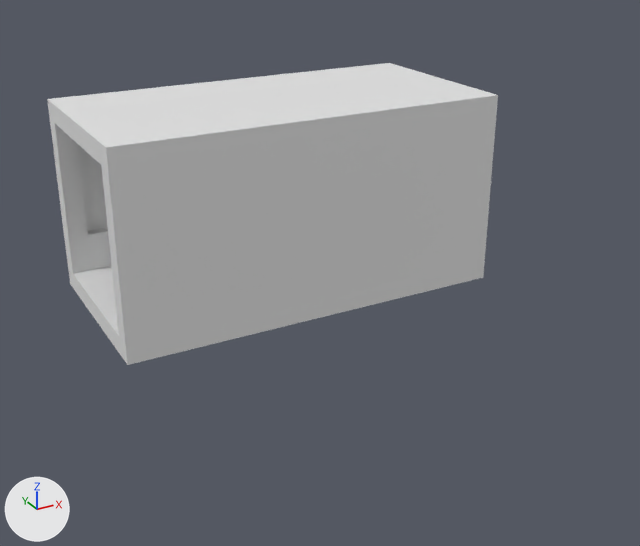
The Blender file Assets/Exports/Start.blend as it was, and as the next commit left it.
The view is the same before and after, from a 50 mm camera at (-4.84, -7.92, 3.94) aimed at (-0.6, -0.2, 0.08). Lighting does not change. The marker at lower left points along +X, +Y and +Z.

Script lines for the objects in view, before the commit:
```python
me_cube_002 = bpy.data.meshes.new('Cube.002')
me_cube_002.from_pydata(...)  # 108 vertices, 86 faces, 6 loose edges; spans x -1.5..0.5, y -0.5..0.5, z 0.0..10.0
ob_cube_002 = bpy.data.objects.new('Cube.002', me_cube_002)
ob_cube_002.location = (0.0, 0.0, 0.0)
ob_cube_002.scale = (2.0, 2.0, 0.2)
```
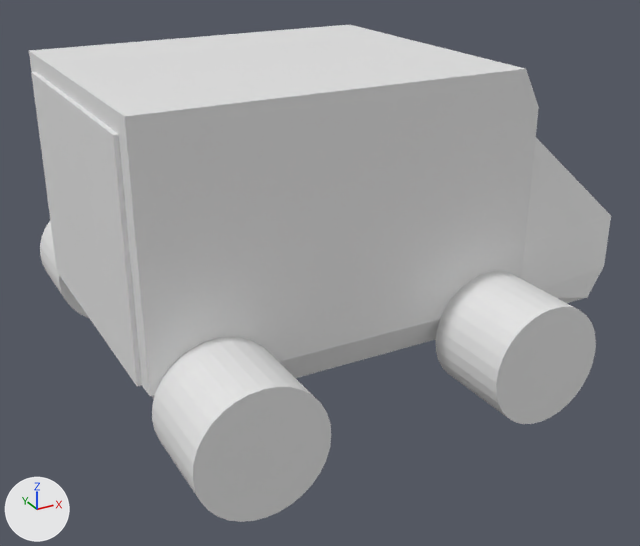
What changed in the scene script:
```text
Change me_cube_002:
    used by ob_cube_002; location = (0.0, 0.0, 0.0); scale = (2.0, 2.0, 0.2)
    remove me_cube_002.from_pydata(...)  # 108 vertices, 86 faces, 6 loose edges; spans x -1.5..0.5, y -0.5..0.5, z 0.0..10.0
    add me_cube_002.from_pydata(...)  # 96 vertices, 89 faces, 6 loose edges; spans x -1.52..1.2, y -0.8..0.8, z -1.75..11.9
    me_cube_002 part 1: the loose piece of 94 vertices spanning x -1.5..0.5, y -0.5..0.5, z 0.0..10.0 is rebuilt with 92 vertices and now spans x -1.52..1.2, y -0.8..0.8, z -1.75..11.9
    me_cube_002 part 2: the loose piece of 6 vertices spanning x -1.5..0.4, y -0.4..0.4, z 1.0 is deleted
Add me_cube_009:
    me_cube_009.from_pydata([(-1.5, -0.7, 1.0), (-1.5, 0.7, 1.0), (-1.52, -0.7, 1.0), (-1.52, 0.7, 1.0), (-1.5, -0.7, 11.0), (-1.5, 0.7, 11.0), (-1.52, -0.7, 11.0), (-1.52, 0.7, 11.0)], [], [(3, 2, 6, 7), (4, 5, 7, 6), (0, 1, 5, 4), (2, 0, 4, 6), (1, 3, 7, 5)])
Add me_cube_008:
    me_cube_008.from_pydata(...)  # 64 vertices, 34 faces; spans x -1.36..-0.76, y -1.27..-0.8, z -4.16..1.93
Add ob_cube_009:
    ob_cube_009 = bpy.data.objects.new('Cube.009', me_cube_009)
    ob_cube_009.location = (0.0, 0.0, 0.0)
    ob_cube_009.scale = (2.0, 2.0, 0.2)
Add ob_cube_008:
    ob_cube_008 = bpy.data.objects.new('Cube.008', me_cube_008)
    ob_cube_008.location = (-0.27, 0.0, 0.0)
    ob_cube_008.scale = (2.0, 2.0, 0.2)
Add ob_cube_007:
    ob_cube_007 = bpy.data.objects.new('Cube.007', me_cube_008.copy())
    ob_cube_007.location = (2.68, 0.0, 0.0)
    ob_cube_007.scale = (2.0, 2.0, 0.2)
Add ob_cube_003:
    ob_cube_003 = bpy.data.objects.new('Cube.003', me_cube_008.copy())
    ob_cube_003.location = (-0.27, 0.0, 0.0)
    ob_cube_003.scale = (2.0, -2.0, 0.2)
```

Boxes (x1, y1, x2, y2) around the edits, measured in the pictures (640 x 546 px):
'Cube.002', reshaped (29% wider, 24% taller)
    before: (47, 63, 498, 365)
    after: (29, 25, 611, 399)
'Cube.008', added
    after: (152, 337, 332, 522)
'Cube.007', added
    after: (436, 271, 596, 424)
'Cube.009', added
    after: (31, 72, 140, 366)
'Cube.003', added
    after: (40, 221, 89, 318)
part 1 of me_cube_002, rebuilt (29% wider, 24% taller)
    before: (47, 63, 498, 365)
    after: (29, 25, 611, 399)
part 2 of me_cube_002, deleted
    before: (74, 266, 119, 336)
